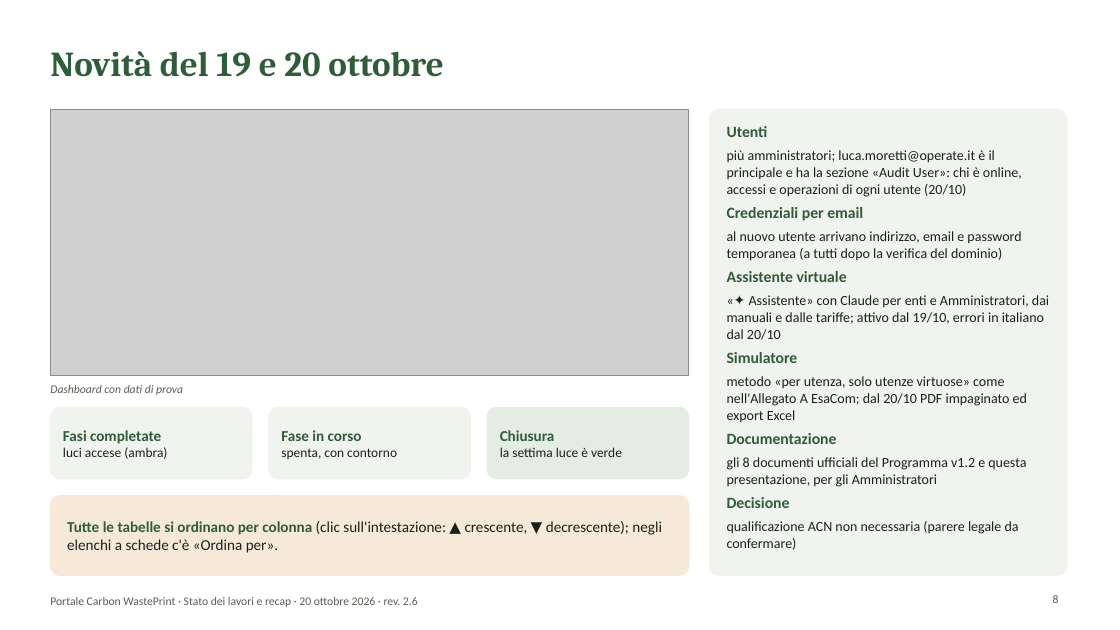
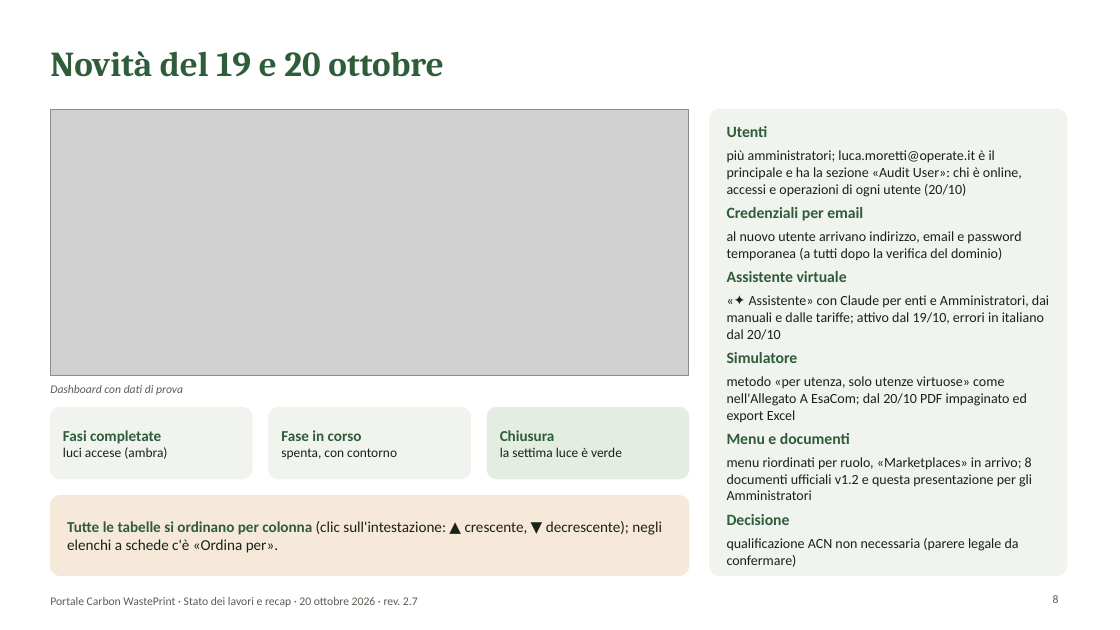
Before and after one commit to lucamorettioperate/portale-cwp, a slide deck: slide 8 of public/documentazione/Presentazione_Portale_CWP.pptx. Drawn at 1120x630 pixels with LibreOffice and Linux fonts; fonts in the diff are those of the drawing; grey boxes stand for pictures; background and template pictures are left out. Boxes give left, top, right and bottom in pixels: in the first picture for what was removed or moved away, otherwise in the second. Text is boxed around its words. In the diff, an @@ line names an element or a change of style, - is before the commit and + after.

```diff
--- a/public/documentazione/Presentazione_Portale_CWP.pptx
+++ b/public/documentazione/Presentazione_Portale_CWP.pptx
@@ text at (727,433,1032,500): text changed @@
-Documentazione
-gli 8 documenti ufficiali del Programma v1.2 e questa presentazione, per gli Amministratori
+Menu e documenti
+menu riordinati per ruolo, «Marketplaces» in arrivo; 8 documenti ufficiali v1.2 e questa presentazione per gli Amministratori
@@ text at (50,597,418,607): text changed @@
-Portale Carbon WastePrint · Stato dei lavori e recap · 20 ottobre 2026 · rev. 2.6
+Portale Carbon WastePrint · Stato dei lavori e recap · 20 ottobre 2026 · rev. 2.7
```
Also in this commit, not shown: 13 other slides changed, 23 other files.
